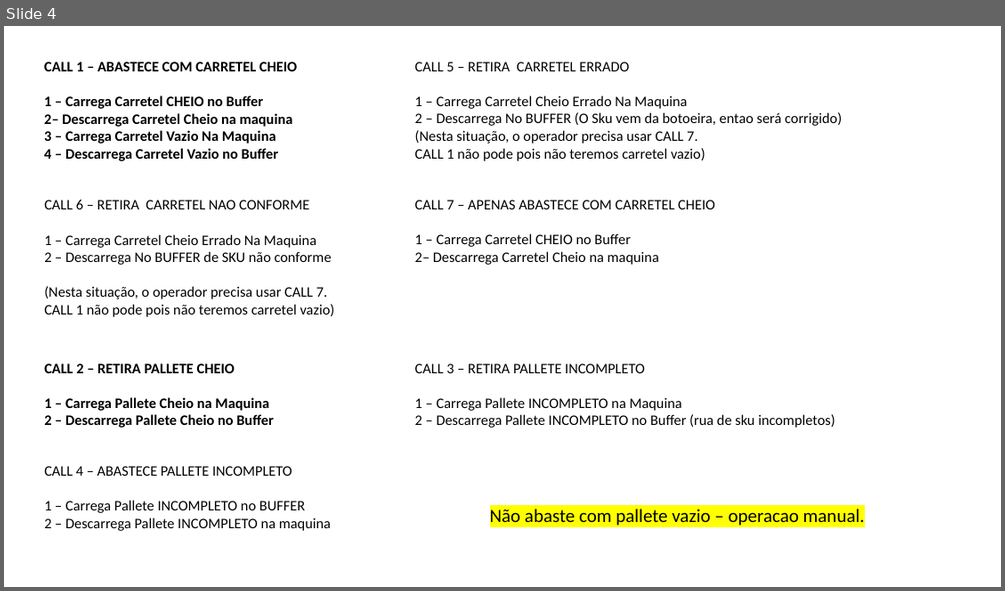
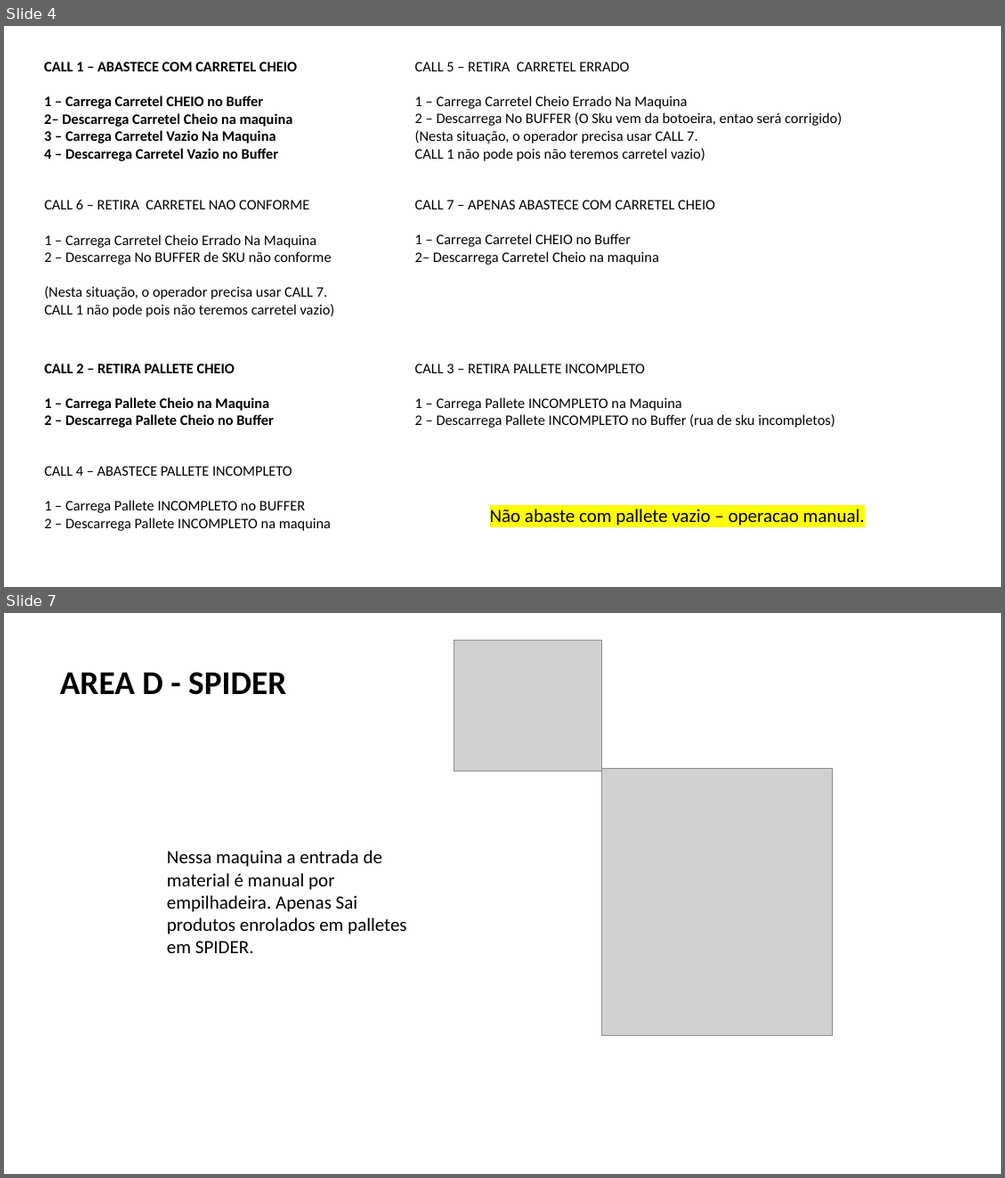
Before and after one commit to fdmartins/tunkers-warehouse-manager, a slide deck: docs/PROCESSO DETALHADO FABIO.pptx. Shown one above the other, each under a label of ours: slide 4 before the commit, slides 4 and 7 after it; the slides between them are not shown. The pictures are 1005x591 and 1005x1178 pixels, drawn with LibreOffice and Linux fonts; fonts in the diff are those of the drawing; grey boxes stand for pictures. Boxes give left, top, right and bottom in pixels: in the first picture for what was removed or moved away, otherwise in the second. Text is boxed around its words. In the diff, an @@ line names an element or a change of style, - is before the commit and + after.

Commit message:
implementado - mas falta testar: - REENROLADOR - SPIDER - BARRICA - CAPA CAPA

```diff
--- a/docs/PROCESSO DETALHADO FABIO.pptx
+++ b/docs/PROCESSO DETALHADO FABIO.pptx
@@ slide 7 added at (4,613,1001,1174), background #FFFFFF @@
@@ picture added at (454,640,601,771) @@
@@ text added at (60,672,286,695), 32 pt, text #000000, bold @@
+AREA D - SPIDER
@@ picture added at (601,769,833,1036) @@
@@ text added at (167,850,406,953), 18 pt, text #000000 @@
+Nessa maquina a entrada de material é manual por empilhadeira. Apenas Sai produtos enrolados em palletes em SPIDER.
```
Also in this commit, not shown: 14 other slides added, 58 other files.
